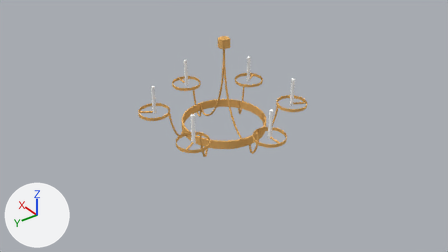
Two versions of the Blender file chandelier.blend, one commit apart.
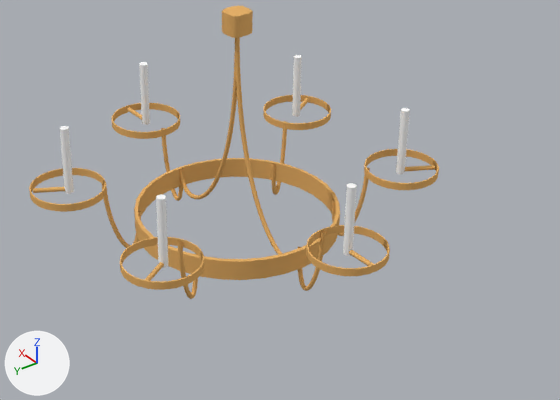
Old and new are each drawn from the file's camera 'camera' and again close up on the part from 28% to 80% of the width and 13% to 79% of the height. Lighting does not change. The marker at lower left points along +X, +Y and +Z.

Objects in the first close-up: 'chandelier_candles', 'chandelier_rings', 'chandelier_splines'.
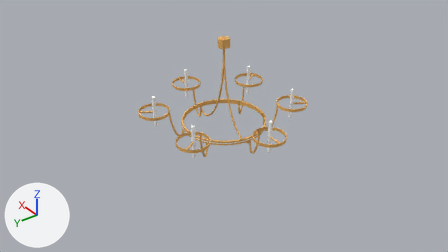
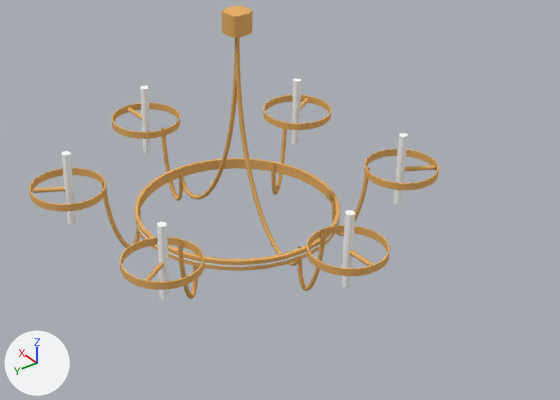
Boxes (x1, y1, x2, y2) around the edits, measured in the close-ups (560 x 400 px):
'chandelier_candles', reshaped
    before: (59, 55, 410, 268)
    after: (62, 78, 408, 300)
part 1 of me_cylinder, rebuilt
    before: (139, 62, 357, 256)
    after: (140, 86, 355, 288)
part 2 of me_cylinder, rebuilt
    before: (59, 126, 168, 268)
    after: (62, 151, 170, 300)
part 3 of me_cylinder, rebuilt
    before: (292, 55, 410, 174)
    after: (291, 78, 408, 204)
part 4 of me_circle, built on
    before: (134, 159, 340, 280)
    after: (134, 159, 340, 271)

The change in detail:
me_cylinder is used by ob_chandelier_candles; parent ob_chandelier; location (0.0, 0.0, 0.0).
me_cylinder had 192 vertices, 150 faces and spanned x 0.38..0.823, y -0.715..0.715, z 0.234..0.57.
me_cylinder now has 336 vertices, 297 faces and spans x 0.38..0.823, y -0.715..0.715, z 0.066..0.438.
me_cylinder part 1: the loose piece of 64 vertices spanning x 0.781..0.823, y -0.021..0.021, z 0.234..0.57 is rebuilt with 112 vertices and now spans x 0.781..0.823, y -0.021..0.021, z 0.066..0.438.
me_cylinder part 2: the loose piece of 64 vertices spanning x 0.38..0.422, y 0.673..0.715, z 0.234..0.57 is rebuilt with 112 vertices and now spans x 0.38..0.422, y 0.673..0.715, z 0.066..0.438.
me_cylinder part 3: the loose piece of 64 vertices spanning x 0.38..0.422, y -0.715..-0.673, z 0.234..0.57 is rebuilt with 112 vertices and now spans x 0.38..0.422, y -0.715..-0.673, z 0.066..0.438.
me_circle is used by ob_chandelier_rings; parent ob_chandelier; location (0.0, 0.0, 0.0).
me_circle had 472 vertices, 474 faces and spanned x 0.0..0.98, y -0.88..0.88, z 0.0..1.1.
me_circle now has 506 vertices, 506 faces and spans x 0.0..0.98, y -0.88..0.88, z 0.05..1.1.
Part 4, on me_circle:
16 faces are deleted.
17 vertices in x 0.0..0.48, y -0.48..0.48, z 0.0 move by (0.0, 0.0, 0.05).
17 vertices in x 0.0..0.5, y -0.5..0.5, z 0.0 move by (0.0, 0.0, 0.08).
34 vertices are added at x 0.0..0.5, y -0.5..0.5, z 0.05..0.07.
32 new faces join them, mat_gold (orange #e7b169).
16 new faces join them, mat_candle_emit (white #ffffff).
me_circle now uses material mat_candle_emit (white #ffffff).
